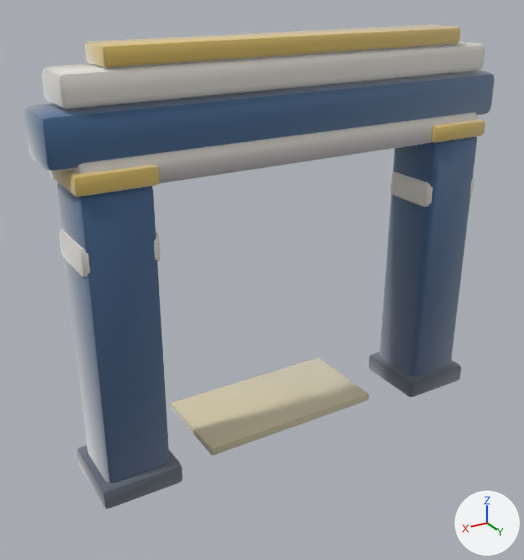
The glTF model assets/models/gates/b9d9fff6.glb: old version first, new version second.
One viewpoint serves both versions: a camera (50 mm lens) standing at (4.38, 6.67, 5.39) and looking at (0.19, -0.31, 1.9). Lighting does not change. The marker at lower right points along +X, +Y and +Z. The picture after the commit comes second. Vertices at exactly the same position are counted once.

Objects in the first picture: 'gate_b9d9fff6'.
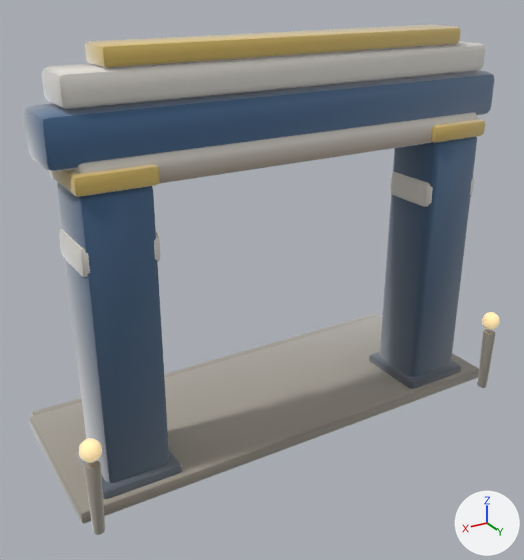
Changed parts and their boxes (x1, y1, x2, y2) in the pictures (524 x 560 px):
'gate_b9d9fff6', reshaped: before (24, 24, 495, 509); after (24, 24, 500, 535)
part 1 of me_gate_b9d9fff6, added: after (29, 315, 479, 524)
part 2 of me_gate_b9d9fff6, added: after (482, 312, 500, 330)
part 3 of me_gate_b9d9fff6, added: after (79, 438, 102, 463)
part 4 of me_gate_b9d9fff6, added: after (477, 329, 495, 388)
part 5 of me_gate_b9d9fff6, added: after (84, 460, 105, 535)
part 6 of me_gate_b9d9fff6, added (mostly hidden): after (32, 314, 378, 416)
part 7 of me_gate_b9d9fff6, edited (looks the same): (24, 28, 495, 499) in both

Edits to the bpy script that builds the scene:
```text
Add mat_clay__9e978a_0_93:
    mat_clay__9e978a_0_93 = bpy.data.materials.new('clay_#9E978A_0.93_-')
    # nodes: BsdfPrincipled, Mix, OutputMaterial, VertexColor
    # colours: grey #9e978a, mixed with the vertex colours
Add mat_clay__ffe2a8_0_95__ffe2a8:
    mat_clay__ffe2a8_0_95__ffe2a8 = bpy.data.materials.new('clay_#FFE2A8_0.95_#FFE2A8')
    # nodes: BsdfPrincipled, Mix, OutputMaterial, VertexColor
    # colours: beige #bca67a, beige #ffe2a8, mixed with the vertex colours
Add mat_clay__b9b2a2_0_93:
    mat_clay__b9b2a2_0_93 = bpy.data.materials.new('clay_#B9B2A2_0.93_-')
    # nodes: BsdfPrincipled, Mix, OutputMaterial, VertexColor
    # colours: grey #b9b2a2, mixed with the vertex colours
Change me_gate_b9d9fff6:
    used by ob_gate_b9d9fff6; location = (0.0, 0.0, 0.0)
    remove me_gate_b9d9fff6.from_pydata(...)  # 728 vertices, 1404 faces; spans x -2.79..2.79, y -1.0..0.48, z 0.0..4.77
    add me_gate_b9d9fff6.from_pydata(...)  # 1228 vertices, 2376 faces; spans x -2.91..2.92, y -1.71..0.83, z 0.0..4.77
    me_gate_b9d9fff6 part 1: the loose piece of 56 vertices spanning x -1.2..1.2, y -1.0..0.2, z 0.0..0.1 is copied, and the copy is multiplied about its middle by the matrix ((2.437, -0.003, -0.017), (0.0, 1.751, -0.015), (0.0, -0.002, 1.581)), then moved by (0.0, -0.1, 0.03), in mat_clay__9e978a_0_93; it spans x -2.91..2.92, y -1.55..0.55, z 0.0..0.16
    me_gate_b9d9fff6 part 2: a new loose piece, a UV sphere (10 segments, 6 rings, poles along z) spanning x -2.9..-2.66, y 0.61..0.83, z 0.9..1.14, in mat_clay__ffe2a8_0_95__ffe2a8
    me_gate_b9d9fff6 part 3: a new loose piece, a UV sphere (10 segments, 6 rings, poles along z) spanning x 2.66..2.9, y 0.6..0.83, z 0.9..1.14, in mat_clay__ffe2a8_0_95__ffe2a8
    me_gate_b9d9fff6 part 4: a new loose piece of 114 vertices spanning x -2.87..-2.7, y 0.64..0.8, z 0.0..0.86, in mat_clay__9e978a_0_93
    me_gate_b9d9fff6 part 5: a new loose piece of 114 vertices spanning x 2.7..2.86, y 0.63..0.8, z 0.0..0.86, in mat_clay__9e978a_0_93
    me_gate_b9d9fff6 part 6: a new loose piece of 56 vertices spanning x -2.84..2.84, y -1.71..-1.37, z 0.0..0.12, in mat_clay__9e978a_0_93
    me_gate_b9d9fff6 part 7: 1363 kept faces spanning x -2.79..2.79, y -1.0..0.48, z 0.0..4.75 get new vertex colours
    other edits to the shape of me_gate_b9d9fff6 do not show in these pictures
    add me_gate_b9d9fff6.materials.append(mat_clay__9e978a_0_93)
    add me_gate_b9d9fff6.materials.append(mat_clay__b9b2a2_0_93)
    add me_gate_b9d9fff6.materials.append(mat_clay__ffe2a8_0_95__ffe2a8)
```
